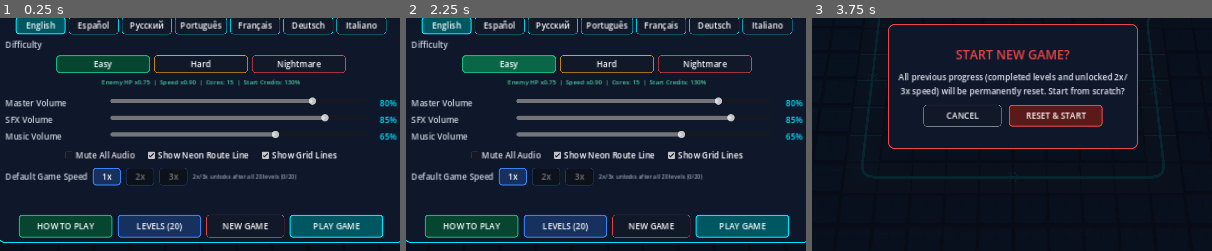
Above: before the commit, frames 1-3 (left to right).
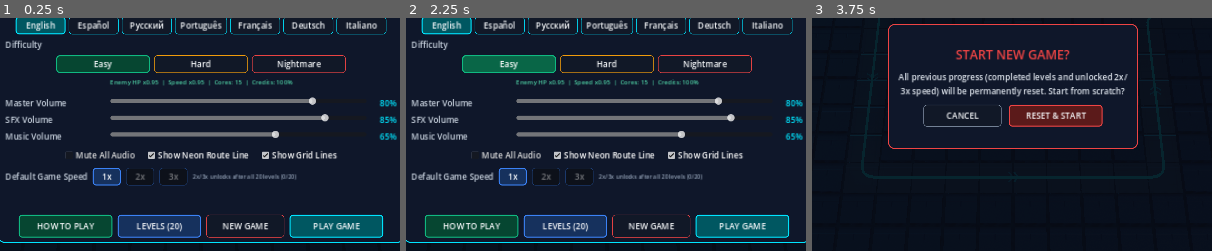
Above: after the commit, the same moments.

Repository: o1egkl/neon-grid-defense
Game: Godot game, scene res://scenes/main.tscn
The game is run twice, just before and just after one commit, with the same random seed, the same clock (stepped at 60 frames per second) and the same inputs.
Inputs:
- Up to frame 1 (0.25 s): no input
- Up to frame 2 (2.25 s): click "START WAVE" at 0.5 s; click "START WAVE" at 1.25 s; click "Easy" at 2 s
- Up to frame 3 (3.75 s): click "Easy" at 2.75 s; click "NEW GAME" at 3.5 s
The pictures show only the part of the screen within x 25-75%, y 35-85%; the shares and areas given below are measured in that part.

The runs differ from the first frame. In frame 1, 0.6% of the frame differs, in the area x 25-75%, y 26-30%; in frame 2, 0.6%; in frame 3, nothing differs.

Commit message:
v36: rebalance Easy/Hard/Nightmare, armor mitigation, wave scaling, and Pulse cost

Diff:
--- a/data/localization.json
+++ b/data/localization.json
@@ -109,9 +109,9 @@
       "diff_easy": "Easy",
       "diff_hard": "Hard",
       "diff_nightmare": "Nightmare",
-      "diff_desc_easy": "Enemy HP x0.75  |  Speed x0.90  |  Cores: 15  |  Start Credits: 130%",
-      "diff_desc_hard": "Enemy HP x1.25  |  Speed x1.05  |  Cores: 10  |  Start Credits: 100%",
-      "diff_desc_nightmare": "Enemy HP x1.75  |  Speed x1.18  |  Cores: 5  |  Start Credits: 85%",
+      "diff_desc_easy": "Enemy HP x0.95  |  Speed x0.95  |  Cores: 15  |  Credits: 100%",
+      "diff_desc_hard": "Enemy HP x1.85  |  Speed x1.12  |  Cores: 10  |  Credits: 80%  |  Dense Waves",
+      "diff_desc_nightmare": "Enemy HP x2.75  |  Speed x1.25  |  Cores: 5  |  Credits: 70%  |  0% Interest",
       "msg_speed_locked": "Complete all 20 levels to unlock 2x/3x speed!",
       "speed_locked_hint": "2x/3x unlocks after all 20 levels (%d/20)",
       "lbl_locked": "LOCKED",
@@ -199,9 +199,9 @@
       "diff_easy": "Fácil",
       "diff_hard": "Difícil",
       "diff_nightmare": "Pesadilla",
-      "diff_desc_easy": "HP x0.75  |  Velocidad x0.90  |  Núcleos: 15  |  Créditos: 130%",
-      "diff_desc_hard": "HP x1.25  |  Velocidad x1.05  |  Núcleos: 10  |  Créditos: 100%",
-      "diff_desc_nightmare": "HP x1.75  |  Velocidad x1.18  |  Núcleos: 5  |  Créditos: 85%",
+      "diff_desc_easy": "HP x0.95  |  Velocidad x0.95  |  Núcleos: 15  |  Créditos: 100%",
+      "diff_desc_hard": "HP x1.85  |  Velocidad x1.12  |  Núcleos: 10  |  Créditos: 80%",
+      "diff_desc_nightmare": "HP x2.75  |  Velocidad x1.25  |  Núcleos: 5  |  Créditos: 70%  |  0% Interés",
       "msg_speed_locked": "¡Completa los 20 niveles para desbloquear 2x/3x!",
       "speed_locked_hint": "2x/3x se desbloquea tras los 20 niveles (%d/20)",
       "lbl_locked": "BLOQUEADO",
@@ -289,9 +289,9 @@
       "diff_easy": "Лёгкий",
       "diff_hard": "Сложный",
       "diff_nightmare": "Кошмар",
-      "diff_desc_easy": "HP врагов x0.75  |  Скорость x0.90  |  Ядра: 15  |  Старт: 130%",
-      "diff_desc_hard": "HP врагов x1.25  |  Скорость x1.05  |  Ядра: 10  |  Старт: 100%",
-      "diff_desc_nightmare": "HP врагов x1.75  |  Скорость x1.18  |  Ядра: 5  |  Старт: 85%",
+      "diff_desc_easy": "HP врагов x0.95  |  Скорость x0.95  |  Ядра: 15  |  Старт: 100%",
+      "diff_desc_hard": "HP врагов x1.85  |  Скорость x1.12  |  Ядра: 10  |  Старт: 80%  |  Плотные волны",
+      "diff_desc_nightmare": "HP врагов x2.75  |  Скорость x1.25  |  Ядра: 5  |  Старт: 70%  |  0% банк",
       "msg_speed_locked": "Пройдите все 20 уровней, чтобы открыть скорость 2x/3x!",
       "speed_locked_hint": "2x/3x откроется после всех 20 уровней (%d/20)",
       "lbl_locked": "ЗАКРЫТО",
@@ -379,9 +379,9 @@
       "diff_easy": "Fácil",
       "diff_hard": "Difícil",
       "diff_nightmare": "Pesadelo",
-      "diff_desc_easy": "HP x0.75  |  Velocidade x0.90  |  Núcleos: 15  |  Créditos: 130%",
-      "diff_desc_hard": "HP x1.25  |  Velocidade x1.05  |  Núcleos: 10  |  Créditos: 100%",
-      "diff_desc_nightmare": "HP x1.75  |  Velocidade x1.18  |  Núcleos: 5  |  Créditos: 85%",
+      "diff_desc_easy": "HP x0.95  |  Velocidade x0.95  |  Núcleos: 15  |  Créditos: 100%",
+      "diff_desc_hard": "HP x1.85  |  Velocidade x1.12  |  Núcleos: 10  |  Créditos: 80%",
+      "diff_desc_nightmare": "HP x2.75  |  Velocidade x1.25  |  Núcleos: 5  |  Créditos: 70%  |  0% Juros",
       "msg_speed_locked": "Complete todos os 20 níveis para liberar 2x/3x!",
       "speed_locked_hint": "2x/3x libera após os 20 níveis (%d/20)",
       "lbl_locked": "BLOQUEADO",
@@ -469,9 +469,9 @@
       "diff_easy": "Facile",
       "diff_hard": "Difficile",
       "diff_nightmare": "Cauchemar",
-      "diff_desc_easy": "PV x0.75  |  Vitesse x0.90  |  Coeurs: 15  |  Crédits: 130%",
-      "diff_desc_hard": "PV x1.25  |  Vitesse x1.05  |  Coeurs: 10  |  Crédits: 100%",
-      "diff_desc_nightmare": "PV x1.75  |  Vitesse x1.18  |  Coeurs: 5  |  Crédits: 85%",
+      "diff_desc_easy": "PV x0.95  |  Vitesse x0.95  |  Coeurs: 15  |  Crédits: 100%",
+      "diff_desc_hard": "PV x1.85  |  Vitesse x1.12  |  Coeurs: 10  |  Crédits: 80%",
+      "diff_desc_nightmare": "PV x2.75  |  Vitesse x1.25  |  Coeurs: 5  |  Crédits: 70%  |  0% Intérêt",
       "msg_speed_locked": "Terminez les 20 niveaux pour débloquer 2x/3x !",
       "speed_locked_hint": "2x/3x débloqué après les 20 niveaux (%d/20)",
       "lbl_locked": "VERROUILLÉ",
@@ -559,9 +559,9 @@
       "diff_easy": "Leicht",
       "diff_hard": "Schwer",
       "diff_nightmare": "Albtraum",
-      "diff_desc_easy": "HP x0.75  |  Tempo x0.90  |  Kerne: 15  |  Credits: 130%",
-      "diff_desc_hard": "HP x1.25  |  Tempo x1.05  |  Kerne: 10  |  Credits: 100%",
-      "diff_desc_nightmare": "HP x1.75  |  Tempo x1.18  |  Kerne: 5  |  Credits: 85%",
+      "diff_desc_easy": "HP x0.95  |  Tempo x0.95  |  Kerne: 15  |  Credits: 100%",
+      "diff_desc_hard": "HP x1.85  |  Tempo x1.12  |  Kerne: 10  |  Credits: 80%",
+      "diff_desc_nightmare": "HP x2.75  |  Tempo x1.25  |  Kerne: 5  |  Credits: 70%  |  0% Zinsen",
       "msg_speed_locked": "Schließe alle 20 Level ab, um 2x/3x freizuschalten!",
       "speed_locked_hint": "2x/3x wird nach allen 20 Leveln frei (%d/20)",
       "lbl_locked": "GESPERRT",
@@ -649,9 +649,9 @@
       "diff_easy": "Facile",
       "diff_hard": "Difficile",
       "diff_nightmare": "Incubo",
-      "diff_desc_easy": "HP x0.75  |  Velocità x0.90  |  Nuclei: 15  |  Crediti: 130%",
-      "diff_desc_hard": "HP x1.25  |  Velocità x1.05  |  Nuclei: 10  |  Crediti: 100%",
-      "diff_desc_nightmare": "HP x1.75  |  Velocità x1.18  |  Nuclei: 5  |  Crediti: 85%",
+      "diff_desc_easy": "HP x0.95  |  Velocità x0.95  |  Nuclei: 15  |  Crediti: 100%",
+      "diff_desc_hard": "HP x1.85  |  Velocità x1.12  |  Nuclei: 10  |  Crediti: 80%",
+      "diff_desc_nightmare": "HP x2.75  |  Velocità x1.25  |  Nuclei: 5  |  Crediti: 70%  |  0% Interessi",
       "msg_speed_locked": "Completa tutti i 20 livelli per sbloccare 2x/3x!",
       "speed_locked_hint": "2x/3x si sblocca dopo i 20 livelli (%d/20)",
       "lbl_locked": "BLOCCATO",
--- a/data/towers.json
+++ b/data/towers.json
@@ -3,7 +3,7 @@
     {
       "id": "pulse",
       "name": "Pulse Turret",
-      "cost": 25,
+      "cost": 35,
       "range": 180,
       "fire_rate": 2.5,
       "damage": 12,
--- a/scripts/grid_manager.gd
+++ b/scripts/grid_manager.gd
@@ -1467,15 +1467,18 @@
 
 	_current_wave_idx += 1
 	var w_data: Dictionary = _waves_data[_current_wave_idx]
-	var hp_mult: float = float(w_data.get("hp_multiplier", 1.0))
+	var diff_mods: Dictionary = SettingsManager.get_difficulty_mods()
+	var wave_scale: float = minf(1.80, 1.0 + float(_current_wave_idx) * 0.08)
+	var hp_mult: float = float(w_data.get("hp_multiplier", 1.0)) * wave_scale
+	var int_mult: float = float(diff_mods.get("spawn_int_mult", 1.0))
 	_spawn_queue.clear()
 	_wave_time = 0.0
 
 	for grp in w_data.get("groups", []):
 		var eid: String = str(grp.get("enemy", "trooper"))
 		var cnt: int = int(grp.get("count", 5))
-		var interval: float = float(grp.get("interval", 0.8))
-		var delay: float = float(grp.get("delay", 0.0))
+		var interval: float = maxf(0.18, float(grp.get("interval", 0.8)) * int_mult)
+		var delay: float = float(grp.get("delay", 0.0)) * int_mult
 		var elite: bool = bool(grp.get("elite", false))
 		for i in cnt:
 			var pidx: int = _round_robin_spawn % max(smooth_paths.size(), 1)
@@ -2251,9 +2254,10 @@
 			e["shield"] = 0.0
 
 	var armor: float = float(e["armor"])
-	if dmg_type == "pierce" or dmg_type == "thermal":
-		armor = 0.0
-	var final_dmg: float = maxf(1.0, remaining - armor * 0.6)
+	var final_dmg: float = remaining
+	if armor > 0.0 and dmg_type != "pierce" and dmg_type != "thermal":
+		var reduction: float = minf(0.45, armor * 0.0375)
+		final_dmg = maxf(1.0, remaining * (1.0 - reduction))
 	e["hp"] = float(e["hp"]) - final_dmg
 	_spawn_damage_label(e["pos"], int(roundf(final_dmg)), Color("#FCA5A5"), is_crit)
 
--- a/scripts/main.gd
+++ b/scripts/main.gd
@@ -264,8 +264,10 @@
 
 
 func _on_wave_cleared(bonus_gold: int) -> void:
-	var b_mult: float = float(SettingsManager.get_difficulty_mods().get("bounty_mult", 1.0))
-	var interest: int = int(floorf(float(gold) * 0.05))
+	var dmods: Dictionary = SettingsManager.get_difficulty_mods()
+	var b_mult: float = float(dmods.get("bounty_mult", 1.0))
+	var i_rate: float = float(dmods.get("interest_rate", 0.05))
+	var interest: int = int(floorf(float(gold) * i_rate))
 	gold += int(roundf(float(bonus_gold) * b_mult)) + interest
 	last_msg_key = "msg_wave_cleared"
 	_refresh_hud()
--- a/scripts/settings_manager.gd
+++ b/scripts/settings_manager.gd
@@ -161,11 +161,11 @@
 func get_difficulty_mods() -> Dictionary:
 	match difficulty:
 		"hard":
-			return {"id": "hard", "hp_mult": 1.25, "speed_mult": 1.05, "gold_mult": 1.00, "bounty_mult": 1.00, "cores": 10, "color": "#F59E0B"}
+			return {"id": "hard", "hp_mult": 1.85, "speed_mult": 1.12, "spawn_int_mult": 0.85, "gold_mult": 0.80, "bounty_mult": 0.85, "interest_rate": 0.02, "cores": 10, "color": "#F59E0B"}
 		"nightmare":
-			return {"id": "nightmare", "hp_mult": 1.75, "speed_mult": 1.18, "gold_mult": 0.85, "bounty_mult": 0.90, "cores": 5, "color": "#EF4444"}
+			return {"id": "nightmare", "hp_mult": 2.75, "speed_mult": 1.25, "spawn_int_mult": 0.72, "gold_mult": 0.70, "bounty_mult": 0.75, "interest_rate": 0.00, "cores": 5, "color": "#EF4444"}
 		_:
-			return {"id": "easy", "hp_mult": 0.75, "speed_mult": 0.90, "gold_mult": 1.30, "bounty_mult": 1.15, "cores": 15, "color": "#10B981"}
+			return {"id": "easy", "hp_mult": 0.95, "speed_mult": 0.95, "spawn_int_mult": 1.00, "gold_mult": 1.00, "bounty_mult": 1.00, "interest_rate": 0.05, "cores": 15, "color": "#10B981"}
 
 
 func _apply_audio() -> void:
Not shown, added: assets/sprites/badges/badge_l2.png.import
Not shown, added: assets/sprites/badges/badge_l3.png.import
Not shown, added: assets/sprites/badges/badge_l4.png.import
Not shown, added: assets/sprites/badges/badge_max.png.import
